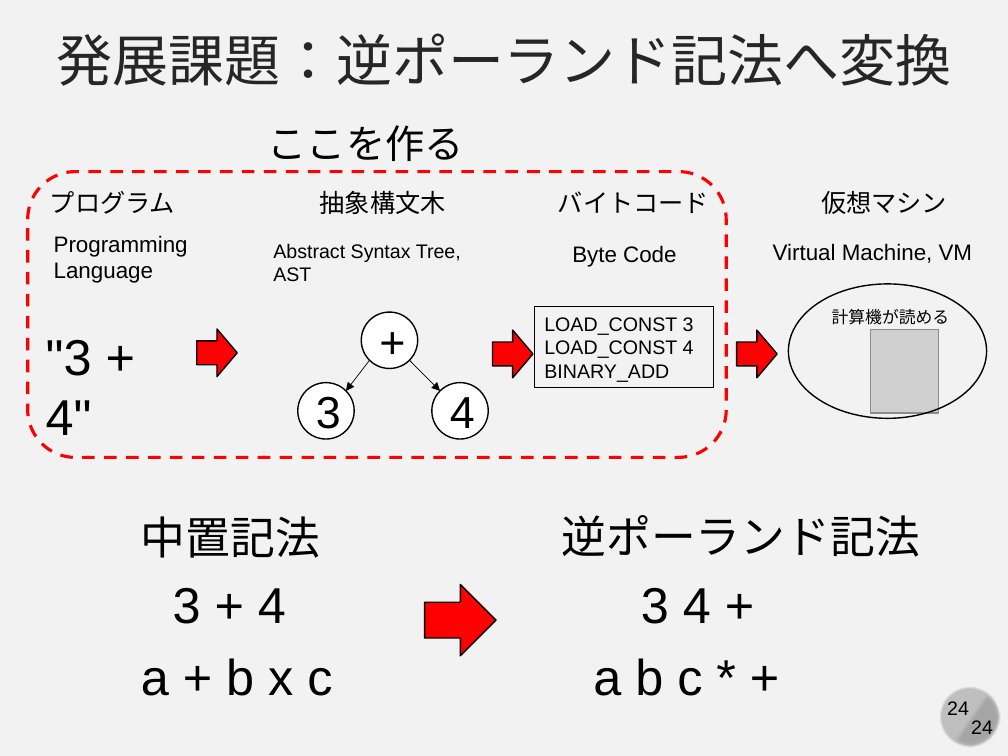
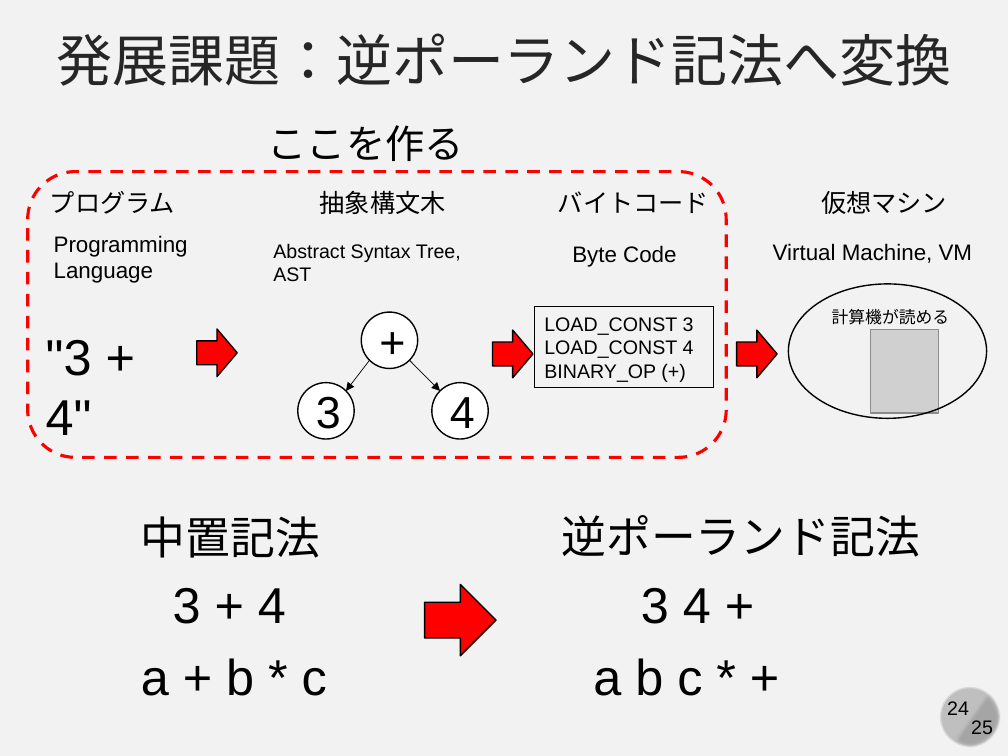
Before and after one commit to kaityo256/python_zero, a slide deck: slide 24 of howtowork/fig/slide.pptx. Drawn at 1008x756 pixels with LibreOffice and Linux fonts; fonts in the diff are those of the drawing; grey boxes stand for pictures. Boxes give left, top, right and bottom in pixels: in the first picture for what was removed or moved away, otherwise in the second. Text is boxed around its words. In the diff, an @@ line names an element or a change of style, - is before the commit and + after.

```diff
--- a/howtowork/fig/slide.pptx
+++ b/howtowork/fig/slide.pptx
@@ text in rectangle at (544, 364, 656, 382): text changed @@
-BINARY_ADD
+BINARY_OP (+)
@@ text at (141, 658, 327, 696): text changed @@
-a + b x c
+a + b * c
@@ text at (971, 720, 993, 739): text changed @@
-24
+25
```
Also in this commit, not shown: 23 other slides changed, 1 slide added.
